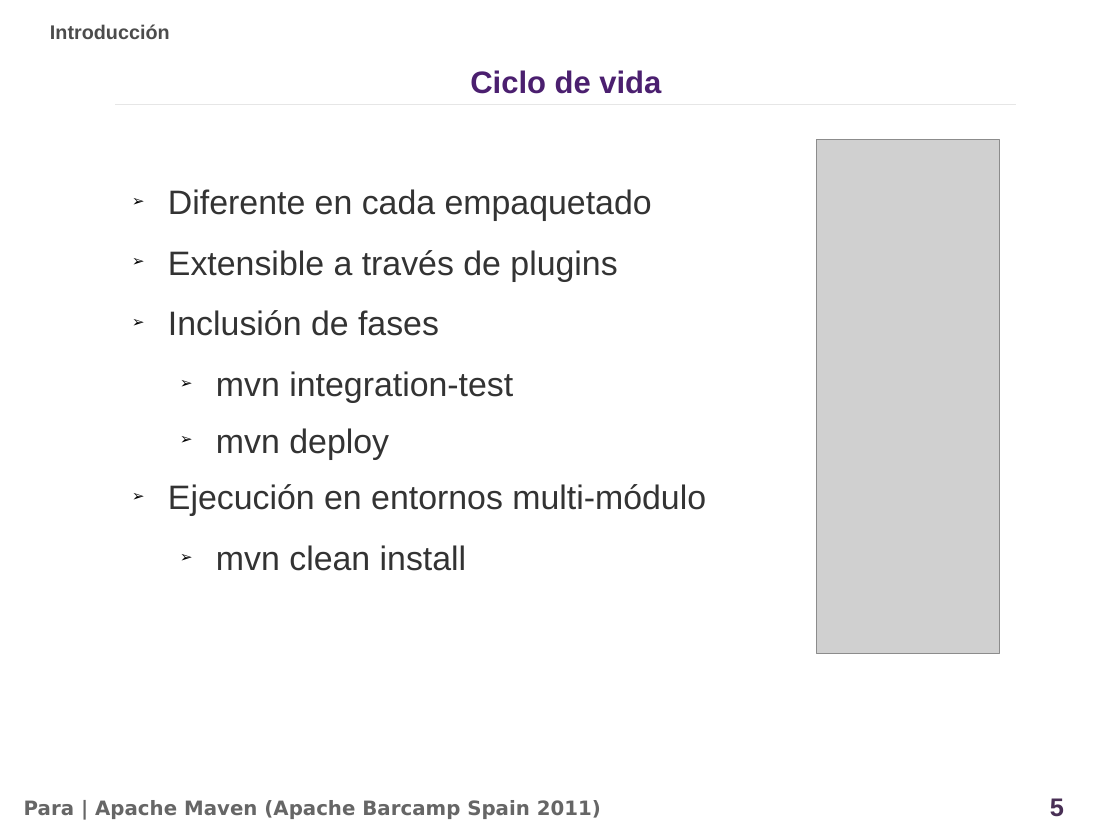
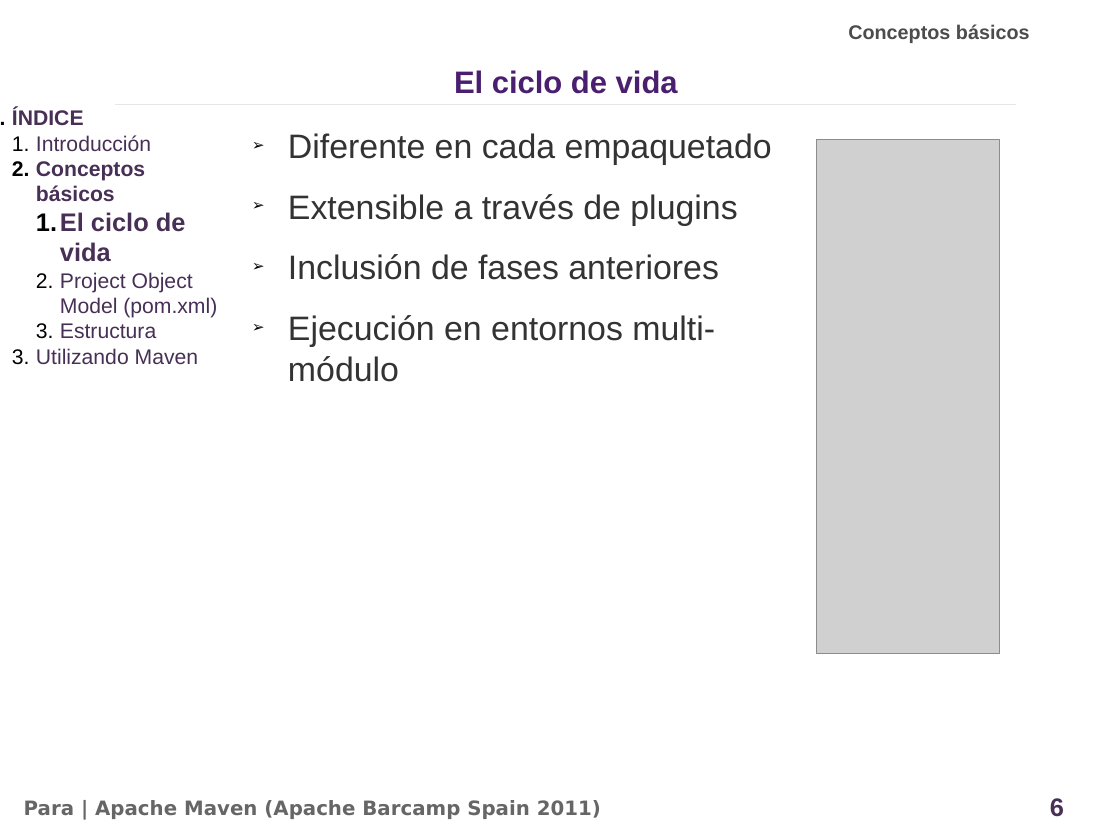
Before and after one commit to alediator/barcamp-maven, a slide deck: slide 6 of doc/slideshare_introduccion.odp (slide 5 before the commit). Drawn at 1120x840 pixels with LibreOffice and Linux fonts; fonts in the diff are those of the drawing; grey boxes stand for pictures; background and template pictures are left out. Boxes give left, top, right and bottom in pixels: in the first picture for what was removed or moved away, otherwise in the second. Text is boxed around its words. In the diff, an @@ line names an element or a change of style, - is before the commit and + after.

```diff
--- a/doc/slideshare_introduccion.odp
+++ b/doc/slideshare_introduccion.odp
@@ text at (x1=848, y1=24, x2=1030, y2=43): text changed @@
-Introducción
+Conceptos básicos
@@ text "Diferente en cada empaquetado" moved from (x1=168, y1=189, x2=706, y2=571) to (x1=288, y1=133, x2=772, y2=382) @@
@@ text at (x1=454, y1=70, x2=678, y2=94): text changed @@
-Ciclo de vida
+El ciclo de vida
@@ text added at (x1=12, y1=108, x2=217, y2=364), 15 pt, text #482F55 @@
+1. ÍNDICE
+  1. Introducción
+  2. Conceptos básicos
+    1. El ciclo de vida
+    2. Project Object Model (pom.xml)
+    3. Estructura
+  3. Utilizando Maven
@@ text at (x1=288, y1=254, x2=719, y2=280): text changed @@
-➢ Inclusión de fases
-  ➢ mvn integration-test
-  ➢ mvn deploy
+➢ Inclusión de fases anteriores
@@ text at (x1=216, y1=545, x2=467, y2=571): paragraph removed @@
-  ➢ mvn clean install
@@ page number at (x1=1050, y1=798, x2=1064, y2=817): text changed @@
-5
+6
```
Also in this commit, not shown: 5 other slides changed, 16 slides added, 17 slides removed, 14 other files.
